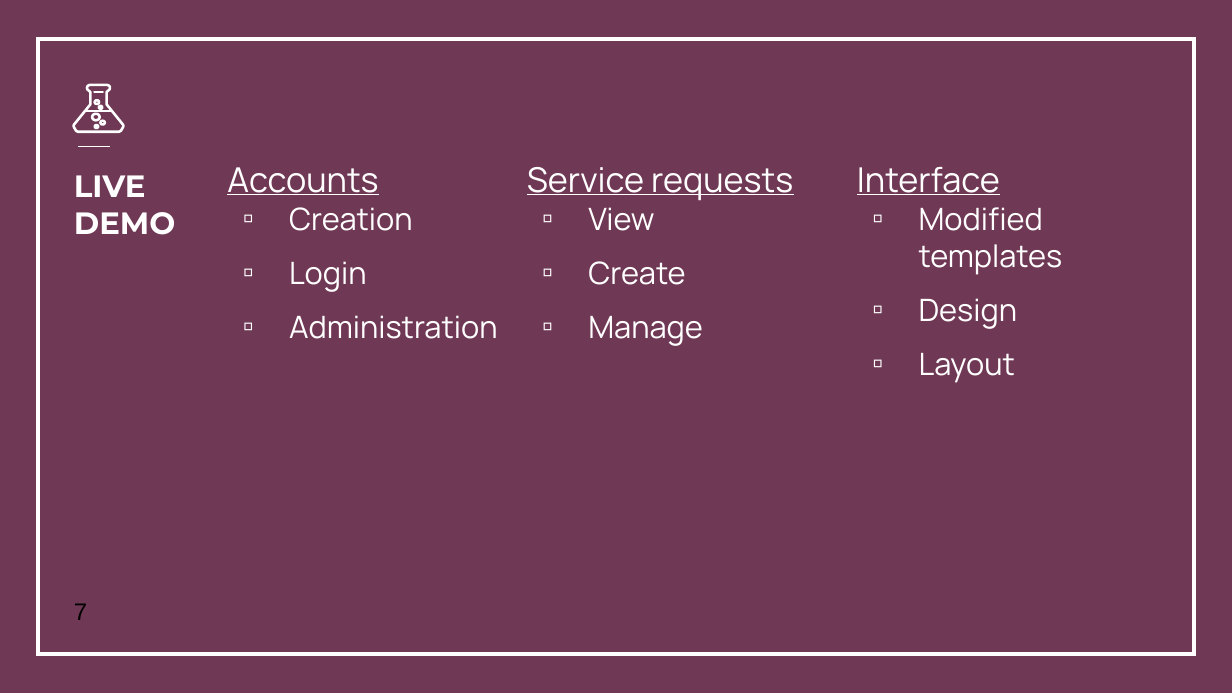
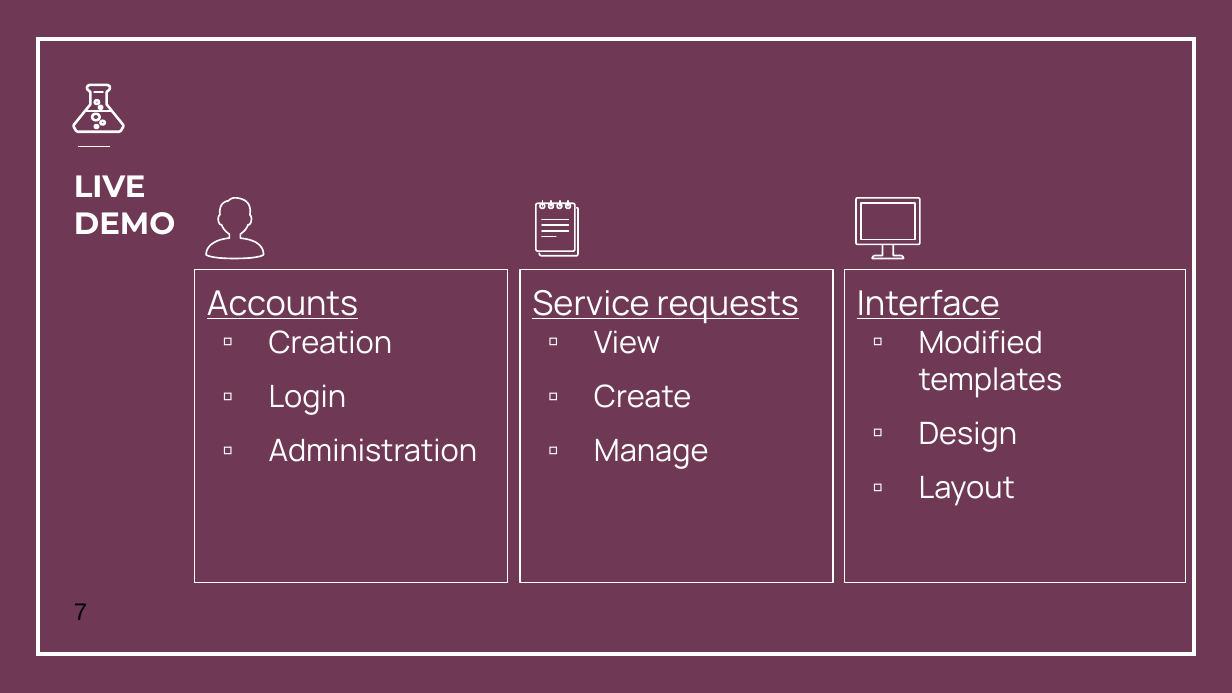
Before and after one commit to Ninjinkai/ScrumbagsProject, a slide deck: slide 7 of Presentation/Service Final Presentation.pptx. Drawn at 1232x693 pixels with LibreOffice and Linux fonts; fonts in the diff are those of the drawing; background and template pictures are left out. Boxes give left, top, right and bottom in pixels: in the first picture for what was removed or moved away, otherwise in the second. Text is boxed around its words. In the diff, an @@ line names an element or a change of style, - is before the commit and + after.

Commit message:
Updated presentation.

```diff
--- a/Presentation/Service Final Presentation.pptx
+++ b/Presentation/Service Final Presentation.pptx
@@ freeform shape added at box(206, 198, 264, 259), outline #FFFFFF 0.96 pt @@
@@ group added at box(536, 201, 578, 256): 14 freeform shapes @@
@@ freeform shape added at box(856, 198, 920, 245), outline #FFFFFF 0.96 pt @@
@@ freeform shape added at box(872, 245, 903, 259), outline #FFFFFF 0.96 pt @@
@@ outline none to #FFFFFF 0.75 pt in 3 elements at box(845, 270, 1186, 583), box(520, 270, 833, 583), box(195, 270, 508, 583) @@
@@ text "Accounts": place and size @@
-text "Accounts" at box(227, 167, 498, 339)
+text "Accounts" at box(195, 270, 508, 583)
@@ text "Service requests": place and size @@
-text "Service requests" at box(527, 167, 793, 346)
+text "Service requests" at box(520, 270, 833, 583)
@@ text "Interface": place and size @@
-text "Interface" at box(857, 167, 1063, 383)
+text "Interface" at box(845, 270, 1186, 583)
```
Also in this commit, not shown: 3 other slides changed, 1 other file.
